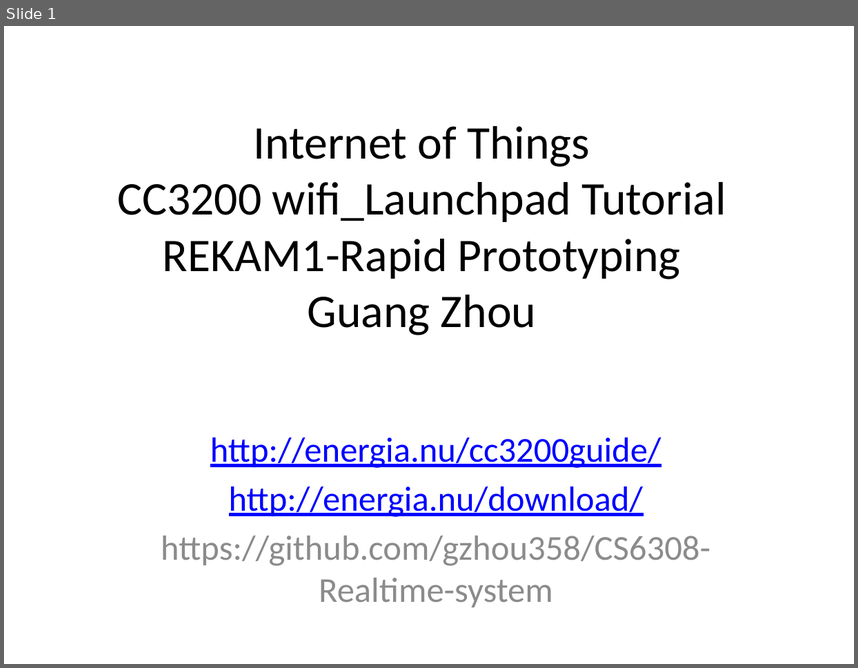
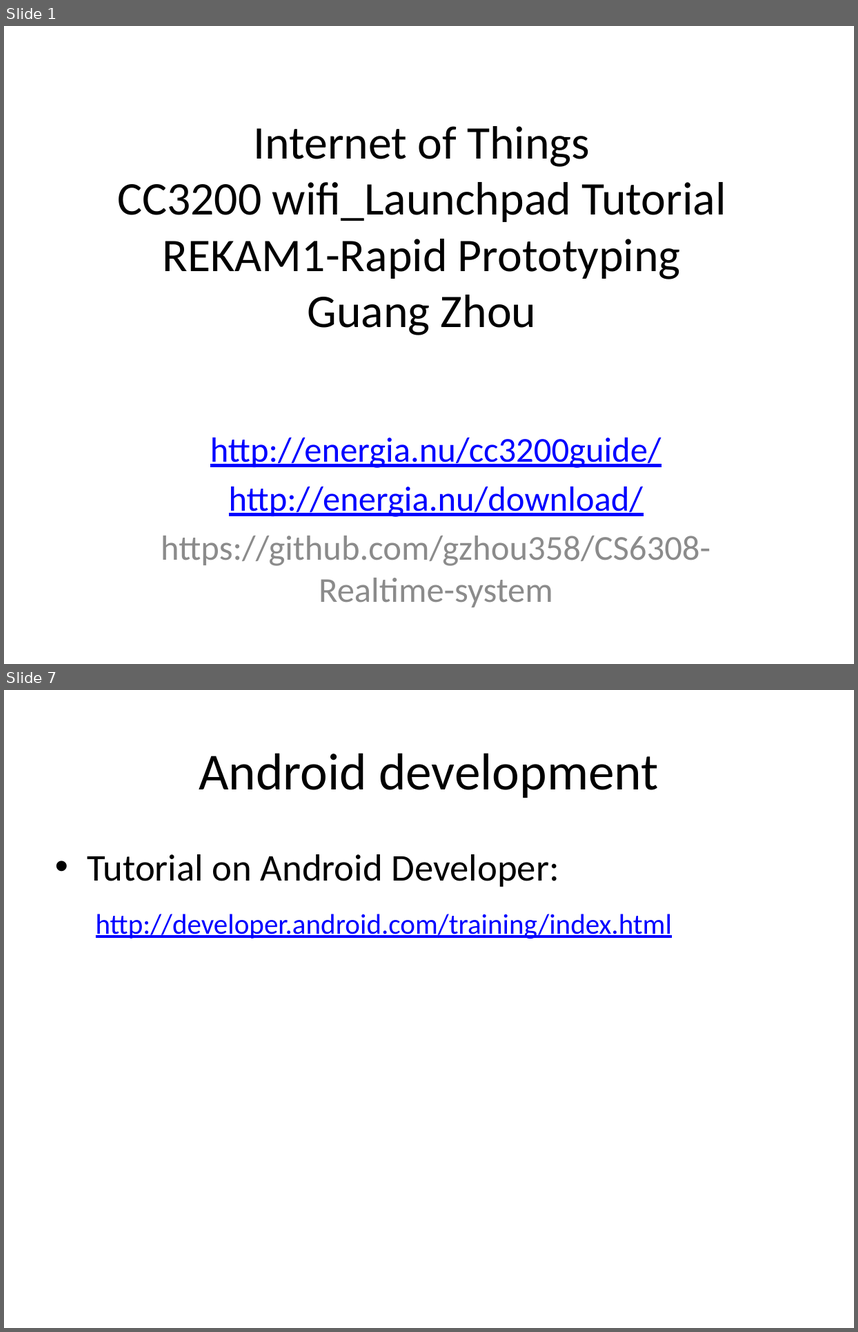
Before and after one commit to gzhou358/CS6308-Realtime-system, a slide deck: CC3200LaunchPad_Tutorial.pptx. Shown one above the other, each under a label of ours: slide 1 before the commit, slides 1 and 7 after it; the slides between them are not shown. The pictures are 858x668 and 858x1332 pixels, drawn with LibreOffice and Linux fonts; fonts in the diff are those of the drawing. Boxes give left, top, right and bottom in pixels: in the first picture for what was removed or moved away, otherwise in the second. Text is boxed around its words. In the diff, an @@ line names an element or a change of style, - is before the commit and + after.

```diff
--- a/CC3200LaunchPad_Tutorial.pptx
+++ b/CC3200LaunchPad_Tutorial.pptx
@@ slide 7 added at (x1=4, y1=690, x2=854, y2=1328), background #FFFFFF @@
@@ title added at (x1=199, y1=753, x2=658, y2=798), 44 pt, text #000000 @@
+Android development
@@ text added at (x1=87, y1=854, x2=672, y2=938), 24 pt, text #0000FF, underline @@
+• Tutorial on Android Developer:
+http://developer.android.com/training/index.html
```
Also in this commit, not shown: 6 other slides added, 1 other file.
